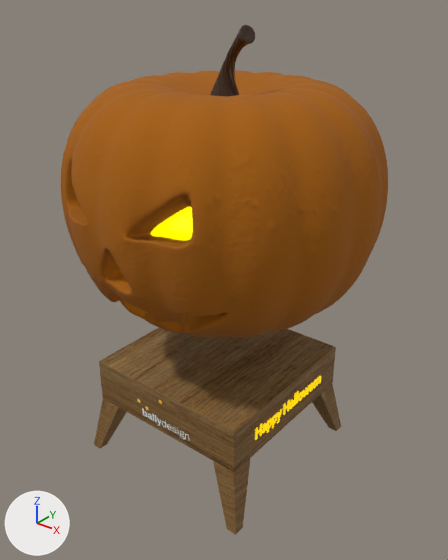
What one commit did to the glTF model asset/Pumpkin.glb.
Camera for both pictures: a 50 mm lens placed at (0.391, -0.49, 0.52), pointed at (0.005, -0.008, 0.22). Arrows for +X, +Y and +Z are at lower left; the lights stay in place. Both versions are drawn at frame 95 of the action 'Tail:defaultAction.003'; the numbers are the values there.

Names of what the first picture shows: 'Lamp:default', 'Merged Objects', 'Stool:default', 'Tail:default'.
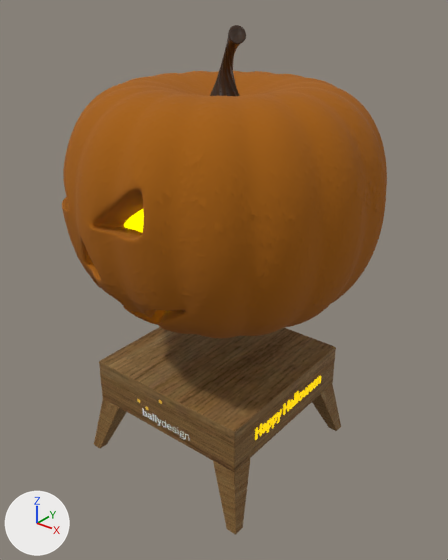
Location of each change, (x1, y1, x2, y2) in pixels of the pictures (448 x 560 px):
'Merged Objects', turned
    before: (61, 71, 388, 338)
    after: (62, 71, 387, 338)
'Tail:default', turned
    before: (210, 25, 255, 96)
    after: (210, 25, 246, 96)
'Lamp:default', turned
    before: (151, 207, 193, 241)
    after: (124, 209, 144, 232)

The change in detail:
Object 'Tail:default' (ob_tail_default) turns from (0, 0, 0) to (0, 0, -15) degrees about x, y and z.
